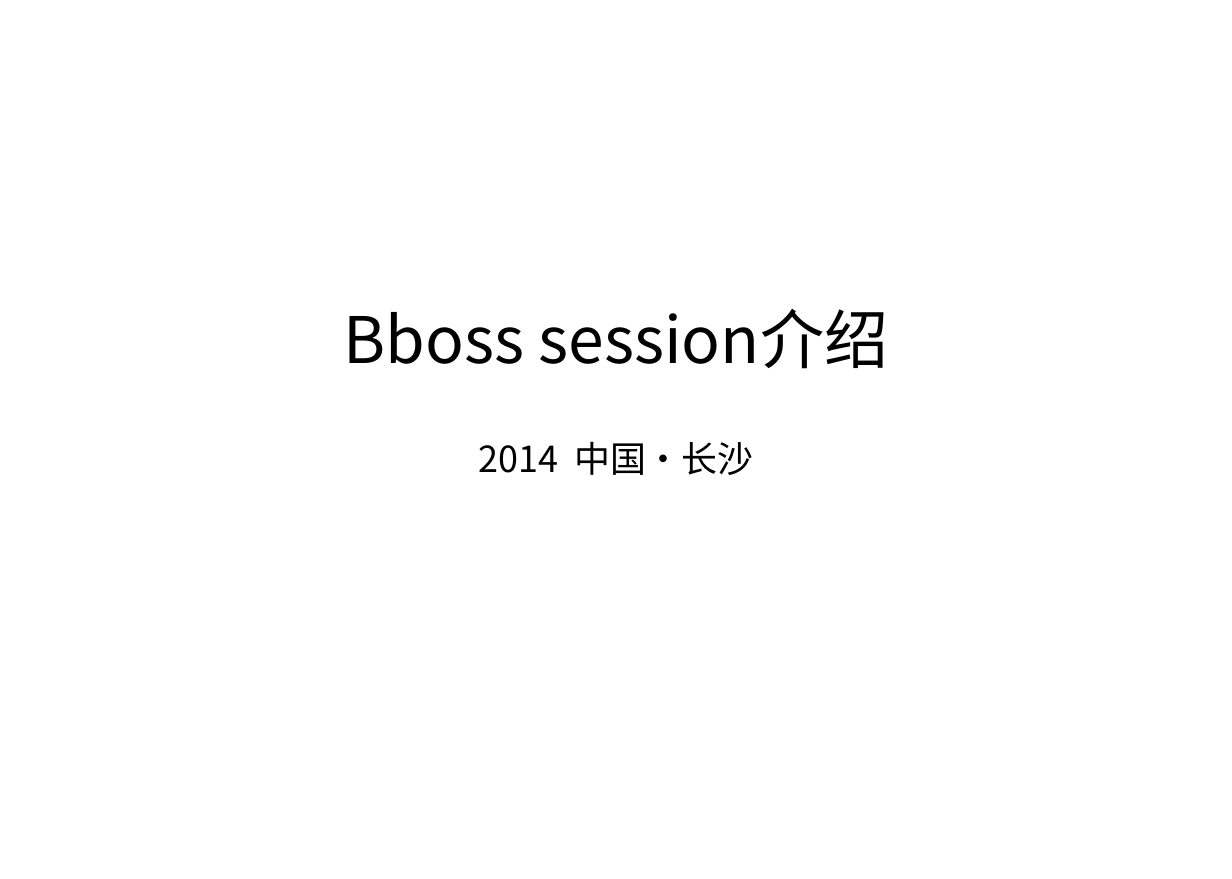
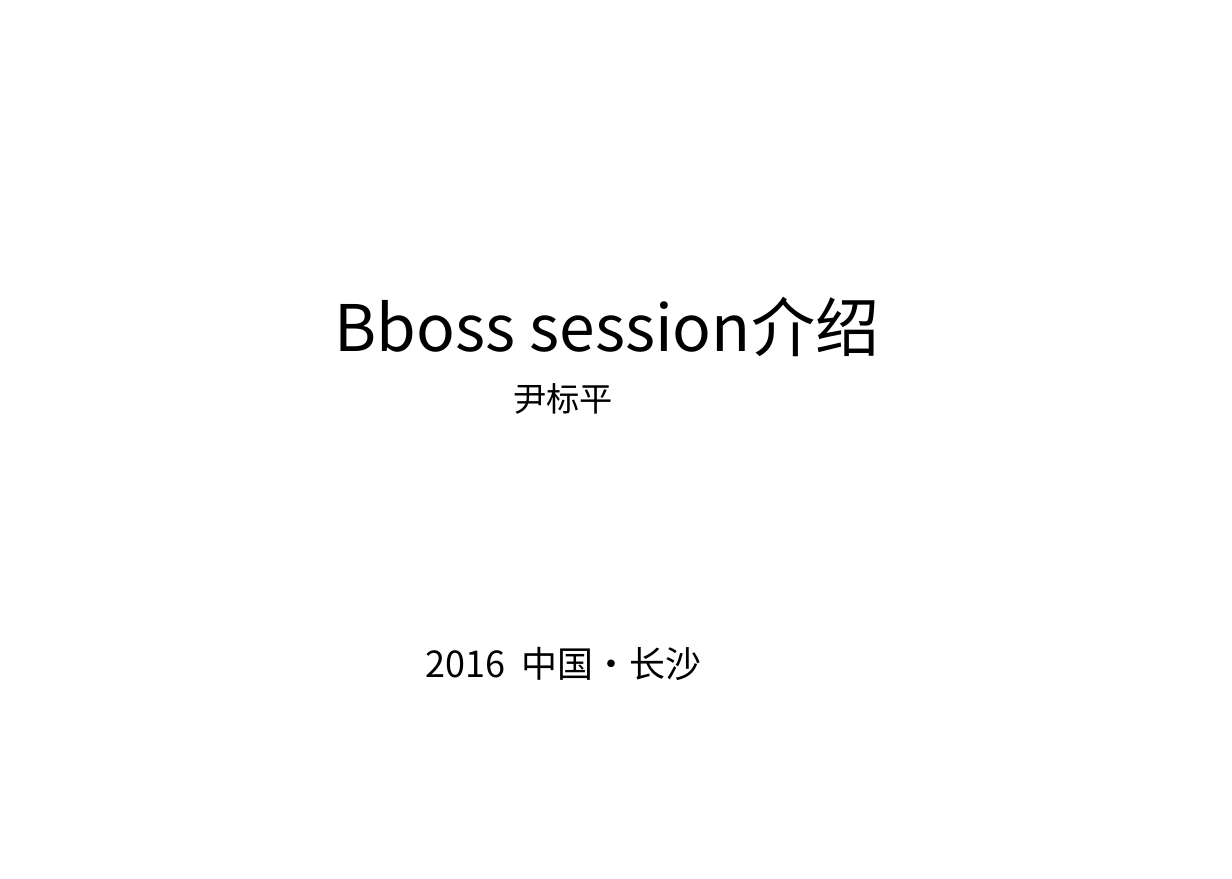
Before and after one commit to bbossgroups/bboss-document, a slide deck: slide 1 of 文档/bboss会话共享介绍.pptx. Drawn at 1232x879 pixels with LibreOffice and Linux fonts; fonts in the diff are those of the drawing. Boxes give left, top, right and bottom in pixels: in the first picture for what was removed or moved away, otherwise in the second. Text is boxed around its words. In the diff, an @@ line names an element or a change of style, - is before the commit and + after.

```diff
--- a/文档/bboss会话共享介绍.pptx
+++ b/文档/bboss会话共享介绍.pptx
@@ title "Bboss session介绍": place and size @@
-title "Bboss session介绍" at [343,309,889,369]
+title "Bboss session介绍" at [334,297,879,357]
@@ text added at [513,383,613,414], 25.9 pt, text #000000 @@
+尹标平
@@ subtitle at [426,646,701,680]: text changed @@
-2014 中国·长沙
+2016 中国·长沙
```
Also in this commit, not shown: 28 other slides changed.
